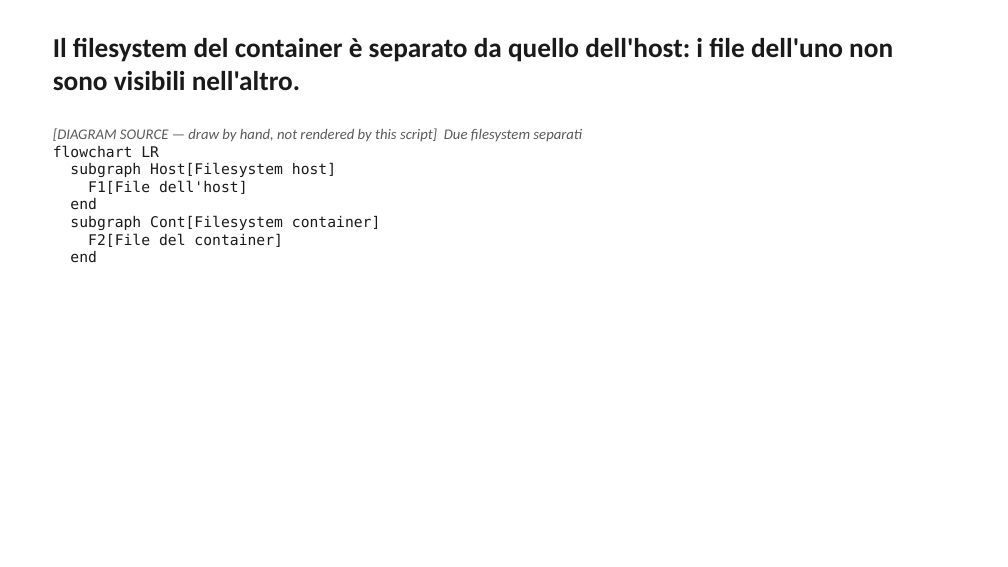
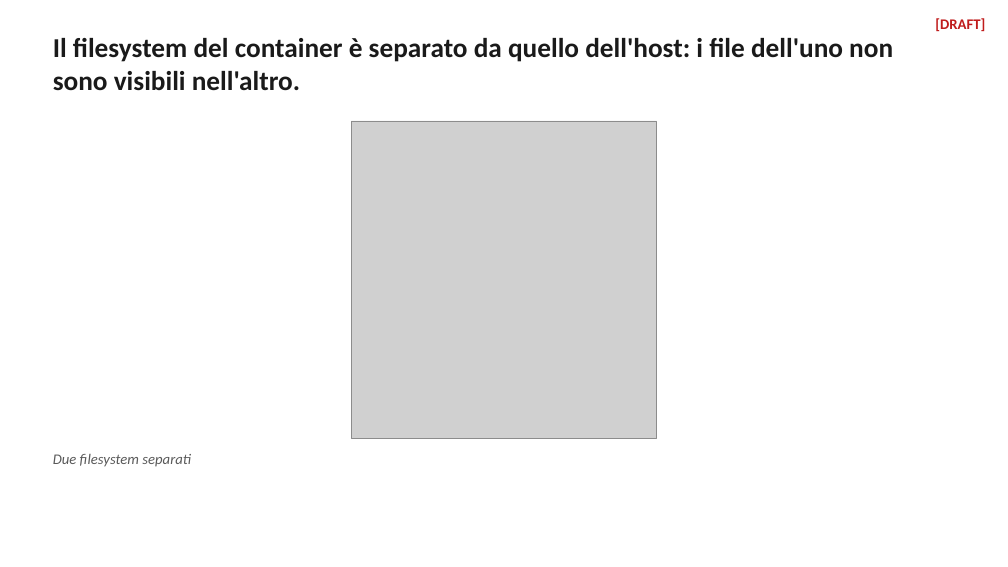
Before and after one commit to danidemi/teaching-support, a slide deck: slide 15 of learning-test-course-docker/material/slides/out/session-01.pptx. Drawn at 1008x567 pixels with LibreOffice and Linux fonts; fonts in the diff are those of the drawing; grey boxes stand for pictures. Boxes give left, top, right and bottom in pixels: in the first picture for what was removed or moved away, otherwise in the second. Text is boxed around its words. In the diff, an @@ line names an element or a change of style, - is before the commit and + after.

```diff
--- a/learning-test-course-docker/material/slides/out/session-01.pptx
+++ b/learning-test-course-docker/material/slides/out/session-01.pptx
@@ text added at bbox=[935, 18, 985, 31], 14 pt, text #C01C1C, bold @@
+[DRAFT]
@@ text removed at bbox=[53, 128, 582, 262] @@
-[DIAGRAM SOURCE — draw by hand, not rendered by this script] Due filesystem separati
-flowchart LR
-subgraph Host[Filesystem host]
-F1[File dell'host]
-end
-subgraph Cont[Filesystem container]
-F2[File del container]
-end
@@ picture added at bbox=[352, 121, 657, 439] @@
@@ text added at bbox=[53, 454, 191, 467], 14 pt, text #5A5A5A, italic @@
+Due filesystem separati
```
Also in this commit, not shown: 20 other slides changed, 59 other files.
